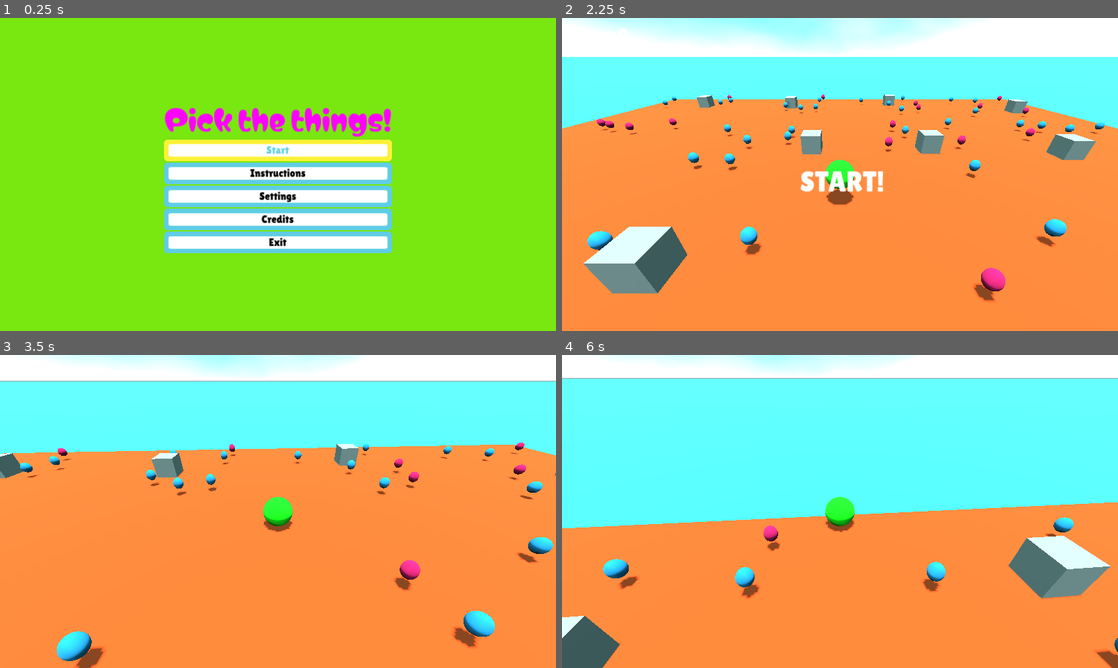
Above: before the commit, frames 1-4 (two rows, left to right).
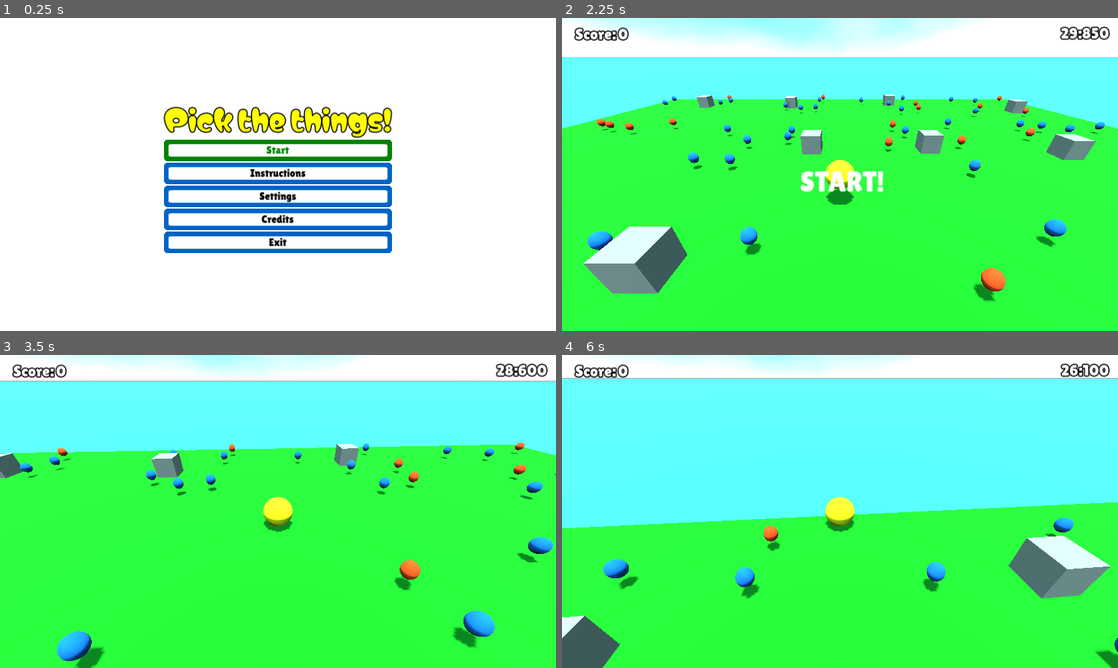
Above: after the commit, the same moments.

Repository: tfcb93/pick-up-the-things
Game: Godot game, scene res://Scenes/Start_screen.tscn
The game is run twice, just before and just after one commit, with the same random seed, the same clock (stepped at 60 frames per second) and the same inputs.
Inputs (mouse positions are in pixels of both pictures, inside the frame that each line leads up to):
- Up to frame 1 (0.25 s): no input
- Up to frame 2 (2.25 s): click "Instructions" at 0.5 s; click "Back" at 1.25 s; click "Start" at 2 s
- Up to frame 3 (3.5 s): move the mouse to (305, 511) at 2.77 s; hold Up (move_forward) from 2.78 s (still down)
- Up to frame 4 (6 s): keep holding Up (move_forward); move the mouse to (812, 511) at 3.52 s; move the mouse to (851, 505) at 4.27 s; move the mouse to (834, 517) at 5.02 s; move the mouse to (878, 514) at 5.77 s

The runs differ from the first frame. In frame 1, 93% of the frame differs, in the area x 0-100%, y 0-100%; in frame 2, 68%; in frame 3, 69%; in frame 4, 46%.

Commit message:
Changes colors and instruction screen image

Diff:
--- a/Resources/pick_things_theme_1.tres
+++ b/Resources/pick_things_theme_1.tres
@@ -40,8 +40,8 @@
 BigLabel/font_sizes/font_size = 64
 BigLabel/fonts/font = ExtResource("1_xo68n")
 Button/colors/font_color = Color(0, 0, 0, 1)
-Button/colors/font_focus_color = Color(0.396078, 0.811765, 0.898039, 1)
-Button/colors/font_hover_color = Color(0.372549, 0.803922, 0.894118, 1)
+Button/colors/font_focus_color = Color(0, 0.513726, 0, 1)
+Button/colors/font_hover_color = Color(1, 0.258824, 0, 1)
 Button/font_sizes/font_size = 24
 Button/fonts/font = ExtResource("1_wtf4s")
 Button/styles/disabled = SubResource("StyleBoxTexture_w8uqf")
--- a/Scenes/Collectable.tscn
+++ b/Scenes/Collectable.tscn
@@ -3,7 +3,7 @@
 [ext_resource type="Script" path="res://Scripts/Collectable.gd" id="1_h2fxn"]
 
 [sub_resource type="StandardMaterial3D" id="StandardMaterial3D_t1vn5"]
-albedo_color = Color(0.117647, 0.494118, 0.701961, 1)
+albedo_color = Color(0.00392157, 0.388235, 0.776471, 1)
 
 [sub_resource type="SphereMesh" id="SphereMesh_04krr"]
 material = SubResource("StandardMaterial3D_t1vn5")
@@ -11,7 +11,7 @@
 height = 0.5
 
 [sub_resource type="StandardMaterial3D" id="StandardMaterial3D_aygvh"]
-albedo_color = Color(0.752941, 0, 0.313726, 1)
+albedo_color = Color(1, 0.258824, 0, 1)
 
 [sub_resource type="SphereMesh" id="SphereMesh_d7yc1"]
 material = SubResource("StandardMaterial3D_aygvh")
--- a/Scenes/Ground.tscn
+++ b/Scenes/Ground.tscn
@@ -8,7 +8,7 @@
 size = Vector3(60, 2, 60)
 
 [sub_resource type="StandardMaterial3D" id="StandardMaterial3D_r63fp"]
-albedo_color = Color(1, 0.243137, 0.00784314, 1)
+albedo_color = Color(0, 0.513726, 0, 1)
 
 [sub_resource type="BoxMesh" id="BoxMesh_wvgvr"]
 material = SubResource("StandardMaterial3D_r63fp")
--- a/Scenes/Instructions.tscn
+++ b/Scenes/Instructions.tscn
@@ -1,7 +1,7 @@
 [gd_scene load_steps=3 format=3 uid="uid://1j5ipae1ksgu"]
 
 [ext_resource type="Script" path="res://Scripts/Instructions.gd" id="1_03r1s"]
-[ext_resource type="Texture2D" uid="uid://cmced6l22s21a" path="res://Resources/Images/instructions.jpg" id="1_tn1p3"]
+[ext_resource type="Texture2D" uid="uid://cuecetpxtxdls" path="res://Resources/Images/game_rules.png" id="2_43rxu"]
 
 [node name="Instructions" type="Node"]
 script = ExtResource("1_03r1s")
@@ -14,18 +14,17 @@
 anchor_top = 1.0
 anchor_right = 0.5
 anchor_bottom = 1.0
-offset_left = -32.5
-offset_top = -44.0
-offset_right = 32.5
-offset_bottom = -13.0
+offset_left = -40.0
+offset_top = -113.0
+offset_right = 32.0
+offset_bottom = -64.0
 grow_horizontal = 2
 grow_vertical = 0
 text = "Back"
 
 [node name="Instructions" type="Sprite2D" parent="."]
 position = Vector2(640, 360)
-scale = Vector2(0.2766, 0.226309)
-texture = ExtResource("1_tn1p3")
-metadata/_edit_lock_ = true
+scale = Vector2(0.25, 0.25)
+texture = ExtResource("2_43rxu")
 
 [connection signal="pressed" from="CanvasLayer/Button" to="." method="_on_button_pressed"]
--- a/Scenes/Player.tscn
+++ b/Scenes/Player.tscn
@@ -4,7 +4,7 @@
 [ext_resource type="Script" path="res://Scripts/CameraPivot.gd" id="2_tx15u"]
 
 [sub_resource type="StandardMaterial3D" id="StandardMaterial3D_10f2k"]
-albedo_color = Color(0.0705882, 1, 0, 1)
+albedo_color = Color(1, 1, 0, 1)
 
 [sub_resource type="SphereMesh" id="SphereMesh_h2od7"]
 material = SubResource("StandardMaterial3D_10f2k")
--- a/Scenes/Start_screen.tscn
+++ b/Scenes/Start_screen.tscn
@@ -4,7 +4,9 @@
 
 [sub_resource type="LabelSettings" id="LabelSettings_0tmt6"]
 font_size = 64
-font_color = Color(1, 0, 1, 1)
+font_color = Color(1, 1, 0, 1)
+outline_size = 10
+outline_color = Color(0, 0, 0, 1)
 
 [node name="Node" type="Node"]
 
@@ -14,7 +16,6 @@
 [node name="ColorRect" type="ColorRect" parent="CanvasLayer"]
 offset_right = 1280.0
 offset_bottom = 720.0
-color = Color(0.47389, 0.905525, 0.0654125, 1)
 
 [node name="VBoxContainer" type="VBoxContainer" parent="CanvasLayer"]
 anchors_preset = 8
@@ -52,7 +53,7 @@
 
 [node name="Settings Button" type="Button" parent="CanvasLayer/VBoxContainer/ButtonContainer"]
 layout_mode = 2
-focus_neighbor_top = NodePath("../Start Button")
+focus_neighbor_top = NodePath("../Instruction Button")
 focus_neighbor_bottom = NodePath("../Credits Button")
 text = "Settings"
 
--- a/Scenes/UI.tscn
+++ b/Scenes/UI.tscn
@@ -4,12 +4,18 @@
 
 [sub_resource type="LabelSettings" id="LabelSettings_1oi08"]
 font_size = 36
+outline_size = 10
+outline_color = Color(0, 0, 0, 1)
 
 [sub_resource type="LabelSettings" id="LabelSettings_clw4c"]
 font_size = 36
+outline_size = 10
+outline_color = Color(0, 0, 0, 1)
 
 [sub_resource type="LabelSettings" id="LabelSettings_4t7gm"]
 font_size = 36
+outline_size = 10
+outline_color = Color(0, 0, 0, 1)
 
 [node name="UI" type="CanvasLayer"]
 script = ExtResource("1_ngpye")
Binary file changed: Resources/Images/btn.png
Binary file changed: Resources/Images/btn_focus.png
Binary file changed: Resources/Images/btn_hover.png
Binary file added: Resources/Images/game_rules.aseprite
Binary file added: Resources/Images/game_rules.png
Not shown, added: Resources/Images/game_rules.png.import
